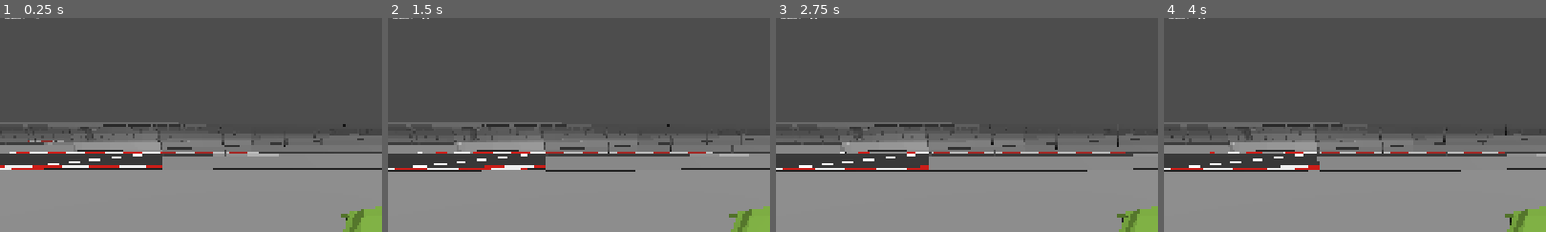
Above: before the commit, frames 1-4 (left to right).
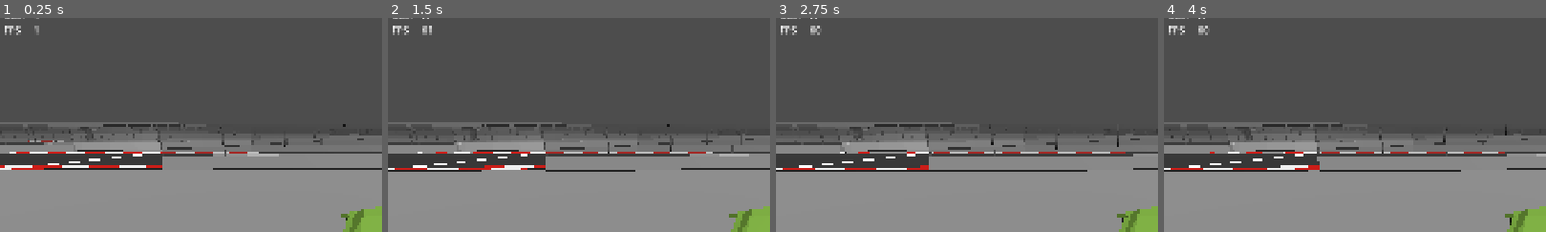
Above: after the commit, the same moments.

Repository: joelhari/my-racing-game
Game: Godot game, scene res://game.tscn
Same seed, same stepped clock (60 frames per second), same inputs: the game is played once before the commit and once after it.
Inputs:
- Up to frame 1 (0.25 s): no input
- Up to frame 2 (1.5 s): hold D (right) 0.53-1.28 s; hold S (break) 0.53-1.28 s; hold F (shift_down) from 1.28 s (still down); tap S (break) at 1.35 s
- Up to frame 3 (2.75 s): release F (shift_down) at 2.03 s; hold D (right) from 2.03 s (still down); hold S (break) from 2.03 s (still down)
- Up to frame 4 (4 s): release D (right) at 2.78 s; release S (break) at 2.78 s; hold W (accelerate) 2.78-3.53 s; tap S (break) at 2.85 s; hold A (left) from 3.53 s (still down); hold S (break) from 3.53 s (still down)
The pictures show only the part of the screen within x 0-50%, y 6-56%; the shares and areas given below are measured in that part.

The runs differ from the first frame. In frame 1, 0.1% of the frame differs, in the area x 1-11%, y 3-9%; in frame 2, 0.2%, in the area x 1-12%, y 3-9%; in frame 3, 0.2%; in frame 4, 0.2%.

Commit message:
add fps to ui

Diff:
--- a/ui/driving_ui.gd
+++ b/ui/driving_ui.gd
@@ -3,6 +3,7 @@
 
 @onready var value_speed: Label = $GridContainer/ValueSpeed
 @onready var value_gear: Label = $GridContainer/ValueGear
+@onready var value_fps: Label = $GridContainer/ValueFPS
 
 
 var gear_text_map: Dictionary[int, String] = {
@@ -16,6 +17,10 @@
 }
 
 
+func _process(_delta: float) -> void:
+    value_fps.text = "%0.0f" % Engine.get_frames_per_second()
+
+
 func _on_car_current_car_speed(velocity: int) -> void:
     if not is_node_ready():
         return
--- a/ui/driving_ui.tscn
+++ b/ui/driving_ui.tscn
@@ -39,3 +39,13 @@
 layout_mode = 2
 theme_override_font_sizes/font_size = 24
 text = "0"
+
+[node name="LabelFPS" type="Label" parent="GridContainer" unique_id=200742892]
+layout_mode = 2
+theme_override_font_sizes/font_size = 24
+text = "FPS"
+
+[node name="ValueFPS" type="Label" parent="GridContainer" unique_id=1786136581]
+layout_mode = 2
+theme_override_font_sizes/font_size = 24
+text = "0"
